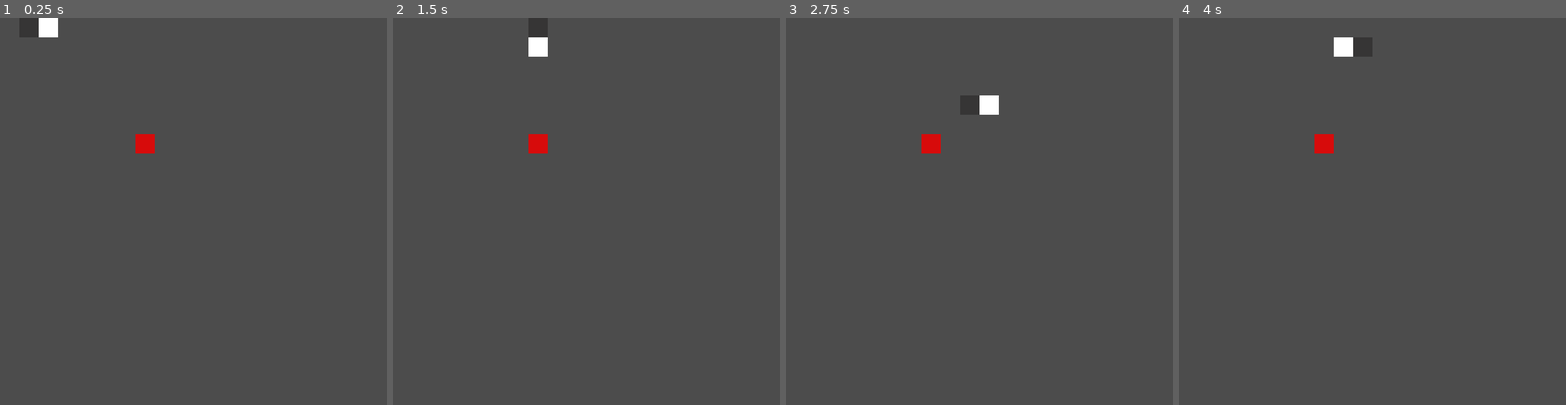
Above: before the commit, frames 1-4 (left to right).
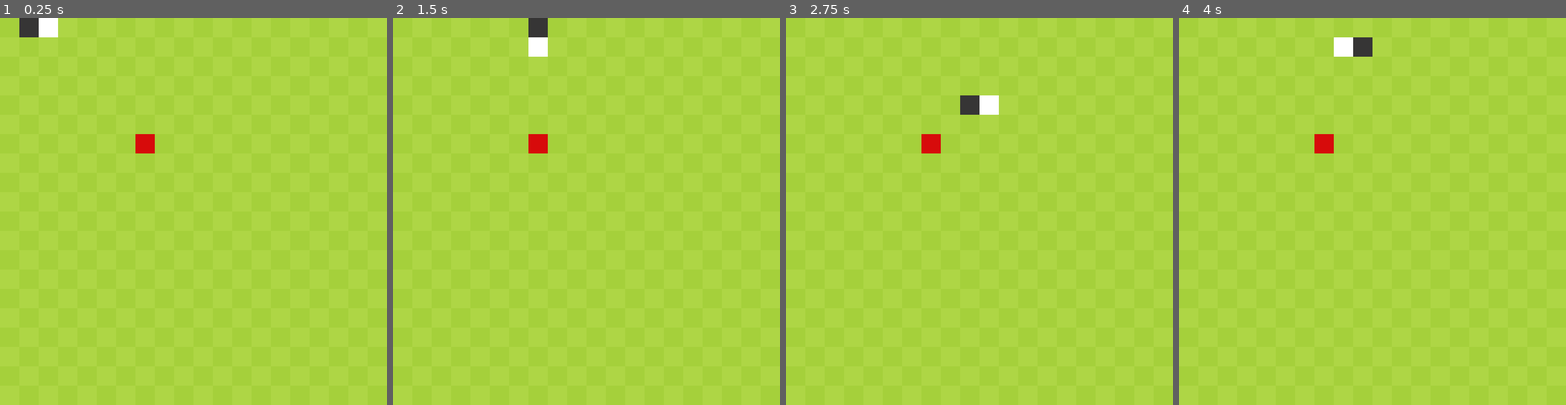
Above: after the commit, the same moments.

Repository: komeilshahmoradi/Snake
Game: Godot game, scene res://SnakeMainScene.tscn
Two runs of this game, one before a commit and one after it. Both use one fixed random seed, a clock stepped at 60 frames per second and the inputs below.
Inputs:
- Up to frame 1 (0.25 s): no input
- Up to frame 2 (1.5 s): hold Right (ui_right) 0.53-1.28 s; hold Down (ui_down) from 1.28 s (still down)
- Up to frame 3 (2.75 s): release Down (ui_down) at 2.03 s; hold Right (ui_right) from 2.03 s (still down)
- Up to frame 4 (4 s): release Right (ui_right) at 2.78 s; hold Up (ui_up) 2.78-3.53 s; hold Left (ui_left) from 3.53 s (still down)

The runs differ from the first frame. In frame 1, 99% of the frame differs, in the area x 0-100%, y 0-100%; in frame 2, 99%; in frame 3, 99%; in frame 4, 99%.

Commit message:
Added tile background

Diff:
--- a/SnakeMainScene.tscn
+++ b/SnakeMainScene.tscn
@@ -1,7 +1,8 @@
-[gd_scene load_steps=3 format=2]
+[gd_scene load_steps=4 format=2]
 
 [ext_resource path="res://Sound/crunch.wav" type="AudioStream" id=1]
 [ext_resource path="res://GameController.gd" type="Script" id=2]
+[ext_resource path="res://Sprites/grass.png" type="Texture" id=3]
 
 [node name="GameController" type="Node2D"]
 script = ExtResource( 2 )
@@ -26,6 +27,15 @@
 "_edit_use_anchors_": false
 }
 
+[node name="Background" type="TextureRect" parent="."]
+margin_right = 800.0
+margin_bottom = 800.0
+texture = ExtResource( 3 )
+stretch_mode = 2
+__meta__ = {
+"_edit_use_anchors_": false
+}
+
 [node name="apple" type="ColorRect" parent="."]
 visible = false
 margin_right = 40.0
--- a/project.godot
+++ b/project.godot
@@ -33,5 +33,3 @@
 [physics]
 
 common/enable_pause_aware_picking=true
-
-[rendering]
Binary file added: Sprites/grass.png
